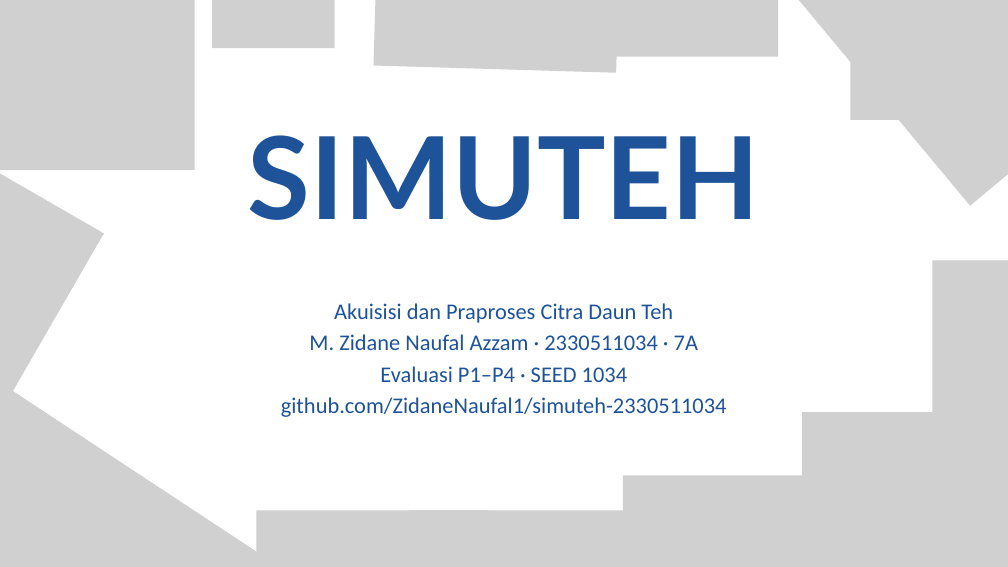
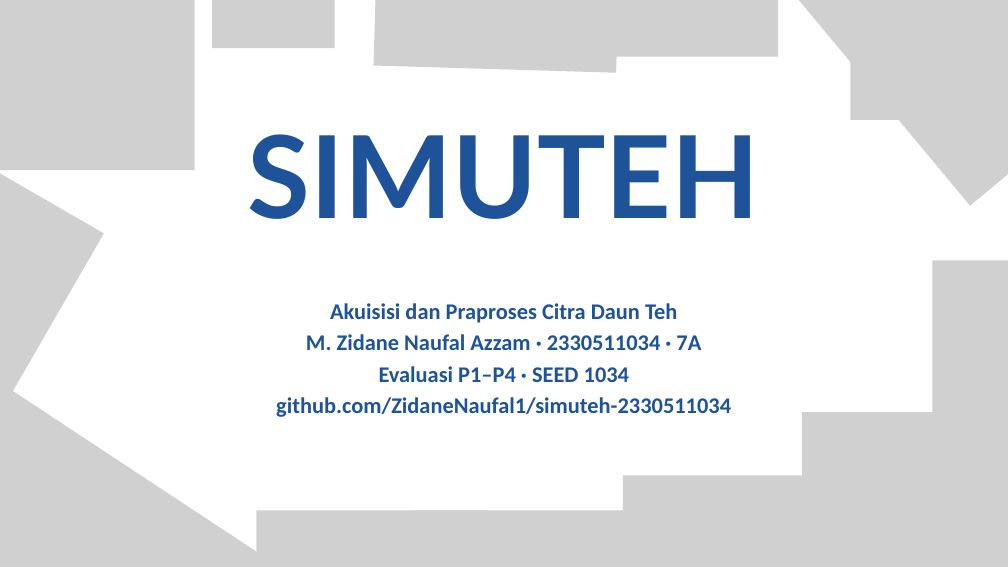
Before and after one commit to ZidaneNaufal1/simuteh-2330511034, a slide deck: slide 1 of laporan/Slide_EvalP1-4_2330511034.pptx. Drawn at 1008x567 pixels with LibreOffice and Linux fonts; fonts in the diff are those of the drawing; grey boxes stand for pictures. Boxes give left, top, right and bottom in pixels: in the first picture for what was removed or moved away, otherwise in the second. Text is boxed around its words. In the diff, an @@ line names an element or a change of style, - is before the commit and + after.

Commit message:
Slide: perjelas grafik, perbaiki integrasi dan tambahkan diagram praproses

```diff
--- a/laporan/Slide_EvalP1-4_2330511034.pptx
+++ b/laporan/Slide_EvalP1-4_2330511034.pptx
@@ text "Akuisisi dan Praproses Citra Daun ..." at (276,303,731,417): bold on @@
```
Also in this commit, not shown: 11 other slides changed, 6 other files.
